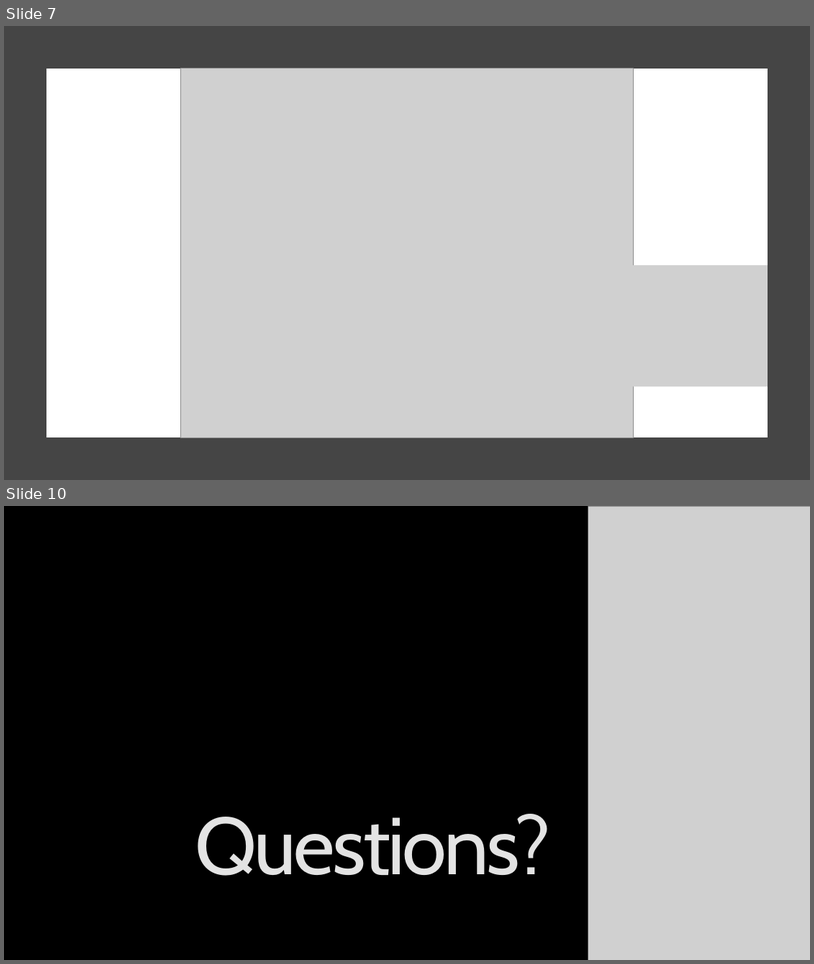
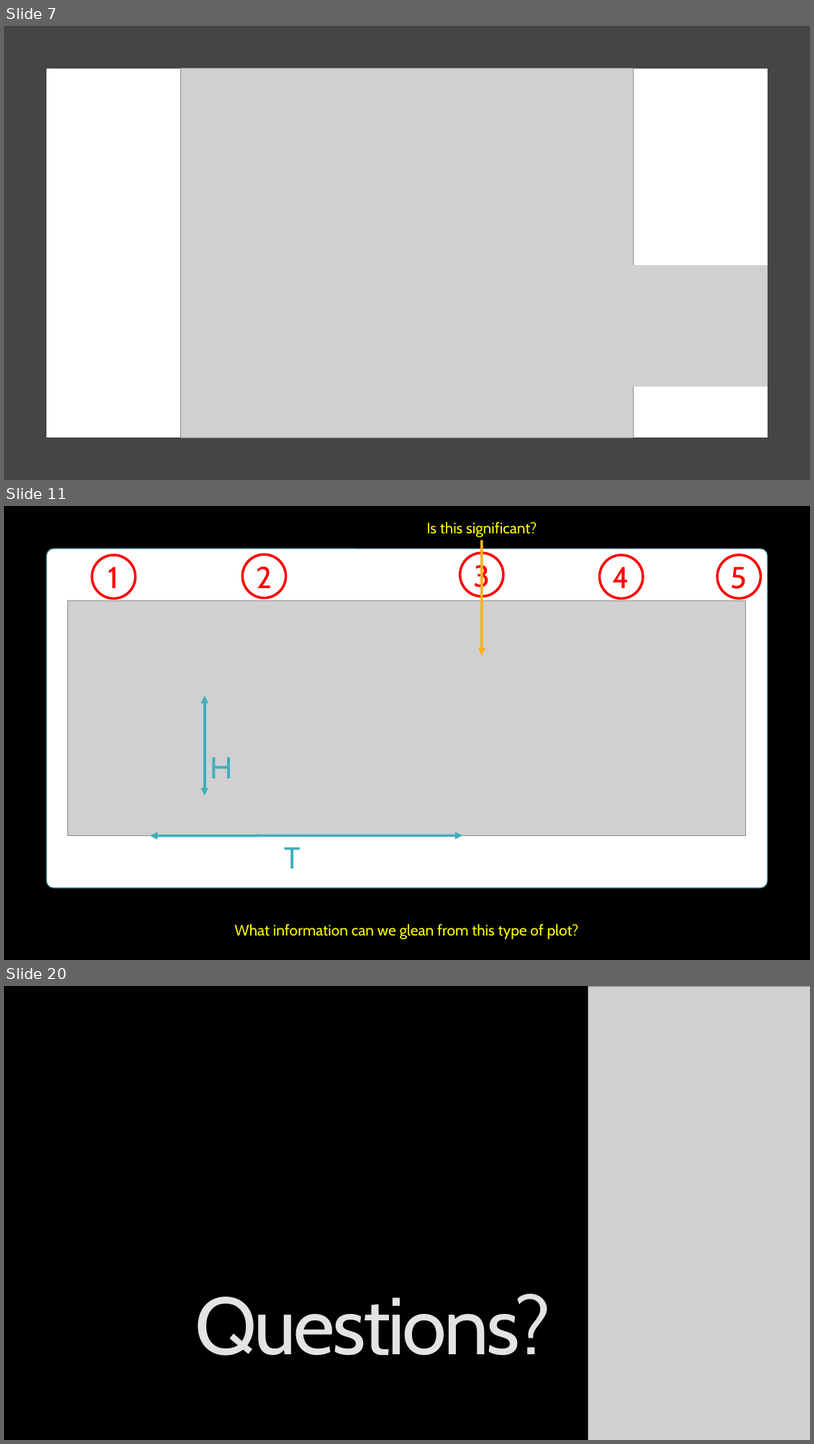
Before and after one commit to Legohead259/OCE2901-Material, a slide deck: presentations/8 - Wave Parameters and Analysis.pptx. Shown one above the other, each under a label of ours: slides 7 and 10 before the commit, slides 7, 11 and 20 after it; the slides between them are not shown. The pictures are 814x964 and 814x1444 pixels, drawn with LibreOffice and Linux fonts; fonts in the diff are those of the drawing; grey boxes stand for pictures; background and template pictures are left out. Boxes give left, top, right and bottom in pixels: in the first picture for what was removed or moved away, otherwise in the second. Text is boxed around its words. In the diff, an @@ line names an element or a change of style, - is before the commit and + after.

```diff
--- a/presentations/8 - Wave Parameters and Analysis.pptx
+++ b/presentations/8 - Wave Parameters and Analysis.pptx
@@ slide 11 added at (x1=4, y1=506, x2=810, y2=960), background picture (left out) @@
@@ text added at (x1=427, y1=522, x2=537, y2=538), 18 pt, text #FFFF00 @@
+Is this significant?
@@ rounded rectangle added at (x1=46, y1=548, x2=768, y2=888), fill #FFFFFF, outline #30818C 1 pt @@
@@ arrow added from (482, 540) to (482, 656), #FCB11C 3 pt @@
@@ ellipse added at (x1=92, y1=555, x2=135, y2=599), outline #FF0000 3 pt, 36 pt, text #FF0000 @@
+1
@@ ellipse added at (x1=242, y1=554, x2=286, y2=598), outline #FF0000 3 pt, 36 pt, text #FF0000 @@
+2
@@ ellipse added at (x1=460, y1=553, x2=504, y2=596), outline #FF0000 3 pt, 36 pt, text #FF0000 @@
+3
@@ ellipse added at (x1=600, y1=555, x2=643, y2=599), outline #FF0000 3 pt, 36 pt, text #FF0000 @@
+4
@@ ellipse added at (x1=718, y1=555, x2=761, y2=599), outline #FF0000 3 pt, 36 pt, text #FF0000 @@
+5
@@ picture added at (x1=68, y1=600, x2=746, y2=835) @@
@@ double arrow added from (205, 695) to (205, 795), #41AEBD 3 pt @@
@@ text added at (x1=211, y1=757, x2=233, y2=778), 36 pt, text #41AEBD @@
+H
@@ double arrow added from (149, 836) to (463, 835), #41AEBD 3 pt @@
@@ text added at (x1=284, y1=847, x2=300, y2=868), 36 pt, text #41AEBD @@
+T
@@ text added at (x1=234, y1=924, x2=579, y2=939), 18 pt, text #FFFF00 @@
+What information can we glean from this type of plot?
@@ what was slide 10 is now slide 20 @@
```
Also in this commit, not shown: 1 slide changed, 10 other slides added, 1 slide removed, 14 other files.
